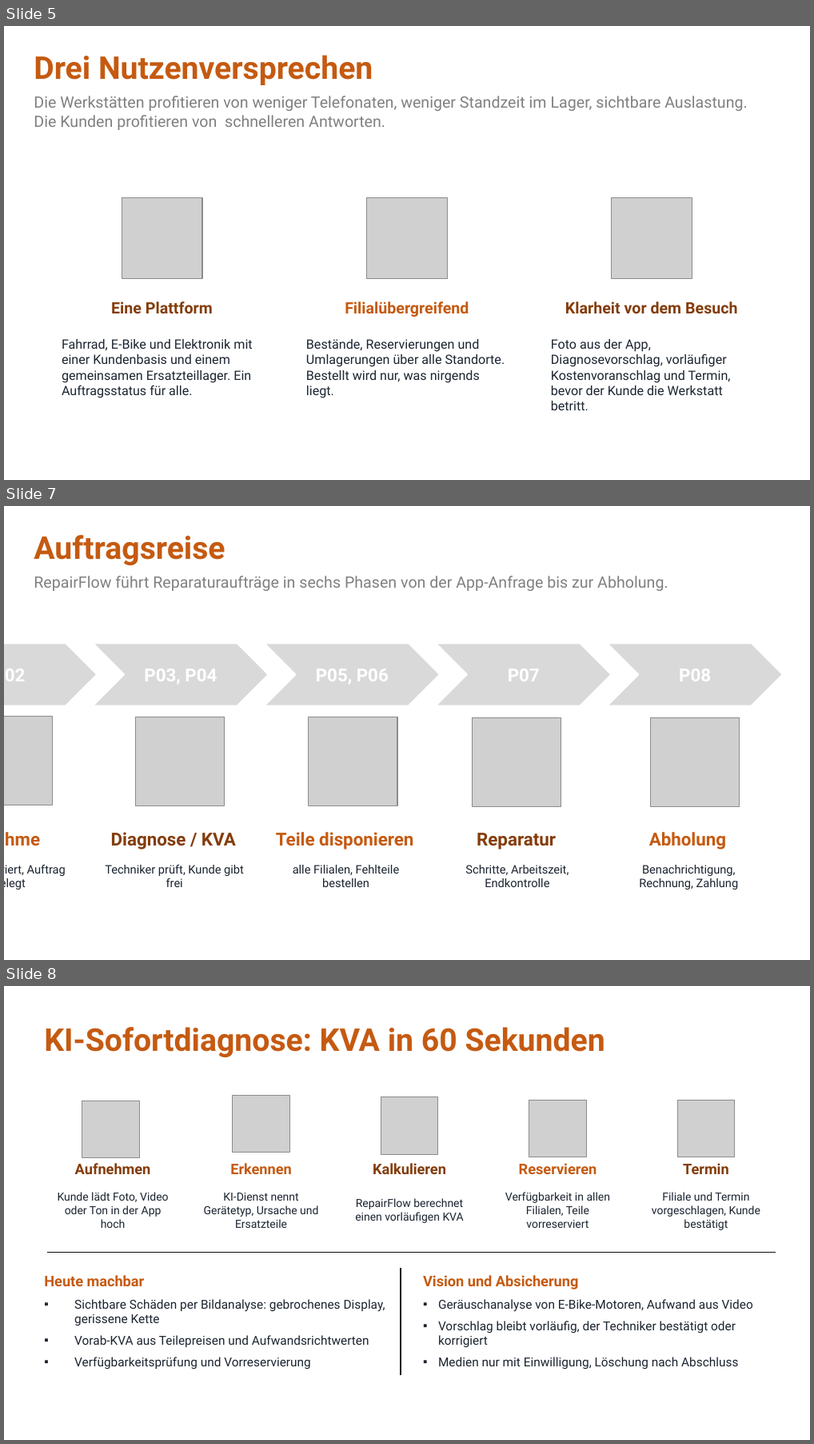
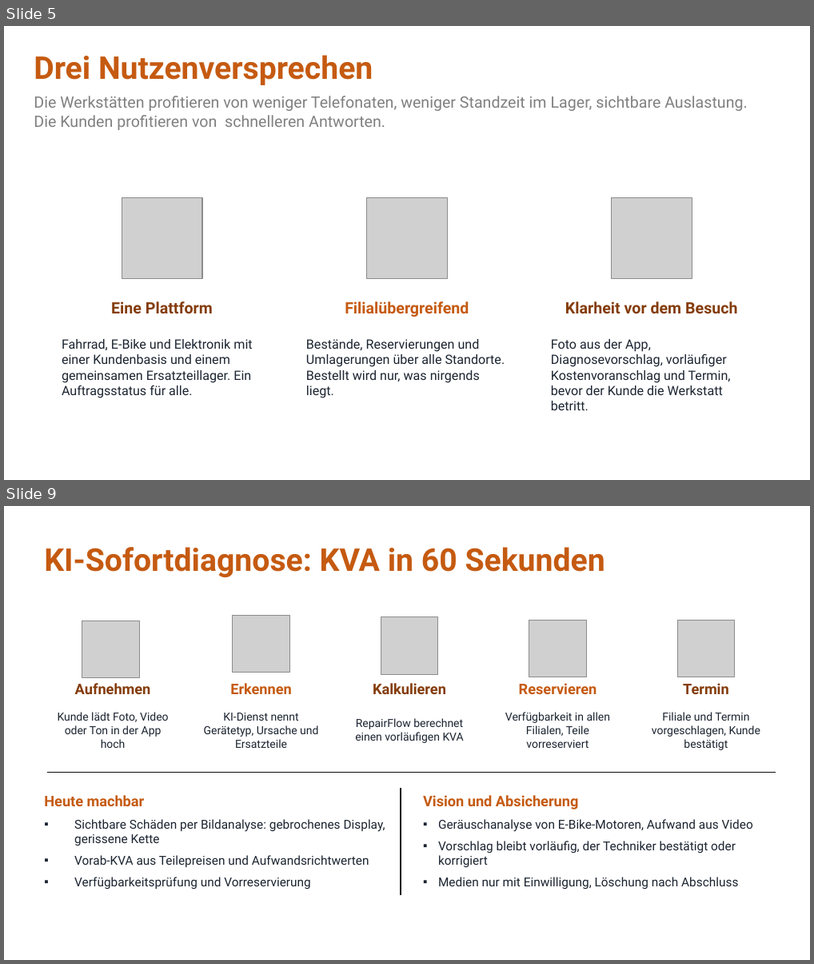
Before and after one commit to jakobschwan123-cmd/casestudy-semester-3, a slide deck: 4_praesentation/Abschlusspraesentation.pptx. Shown one above the other, each under a label of ours: slides 5, 7 and 8 before the commit, slides 5 and 9 after it; the slides between them are not shown. The pictures are 814x1444 and 814x964 pixels, drawn with LibreOffice and Linux fonts; fonts in the diff are those of the drawing; grey boxes stand for pictures; background and template pictures are left out. Boxes give left, top, right and bottom in pixels: in the first picture for what was removed or moved away, otherwise in the second. Text is boxed around its words. In the diff, an @@ line names an element or a change of style, - is before the commit and + after.

```diff
--- a/4_praesentation/Abschlusspraesentation.pptx
+++ b/4_praesentation/Abschlusspraesentation.pptx
@@ slide 7 removed at <box>4,506,810,960</box>, background #FFFFFF @@
@@ text removed at <box>34,535,668,591</box> @@
-Auftragsreise
-RepairFlow führt Reparaturaufträge in sechs Phasen von der App-Anfrage bis zur Abholung.
@@ group removed at <box>4,643,783,889</box>: 15 texts, 5 chevrons, 5 pictures @@
-P02
-Annahme
-Gerät registriert, Auftrag angelegt
-P03, P04
-Diagnose / KVA
-Techniker prüft, Kunde gibt frei
-P05, P06
-Teile disponieren
-alle Filialen, Fehlteile bestellen
-P07
-Reparatur
-Schritte, Arbeitszeit, Endkontrolle
-P08
-Abholung
-Benachrichtigung, Rechnung, Zahlung
@@ what was slide 8 is now slide 9 @@
```
Also in this commit, not shown: 9 slides changed, 2 slides added.
